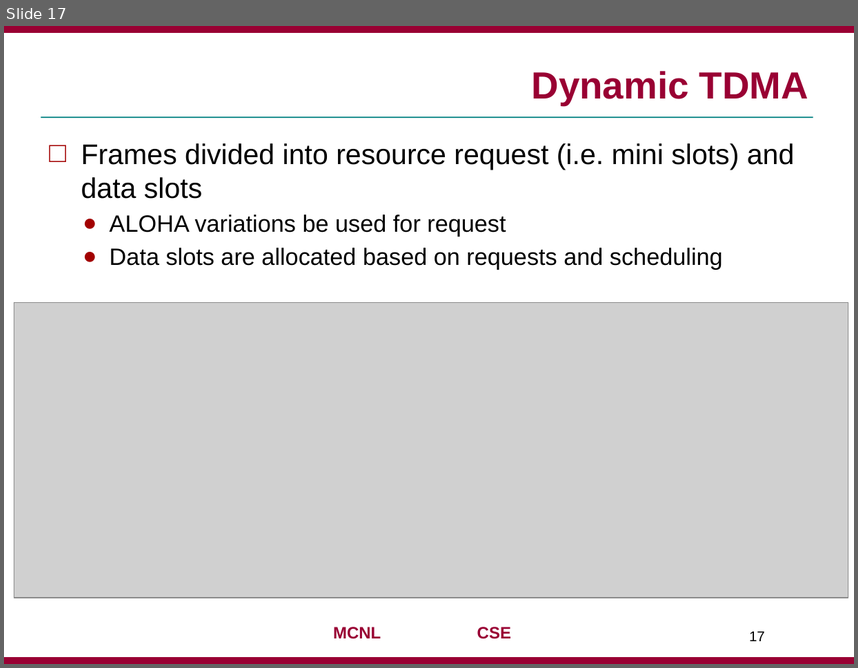
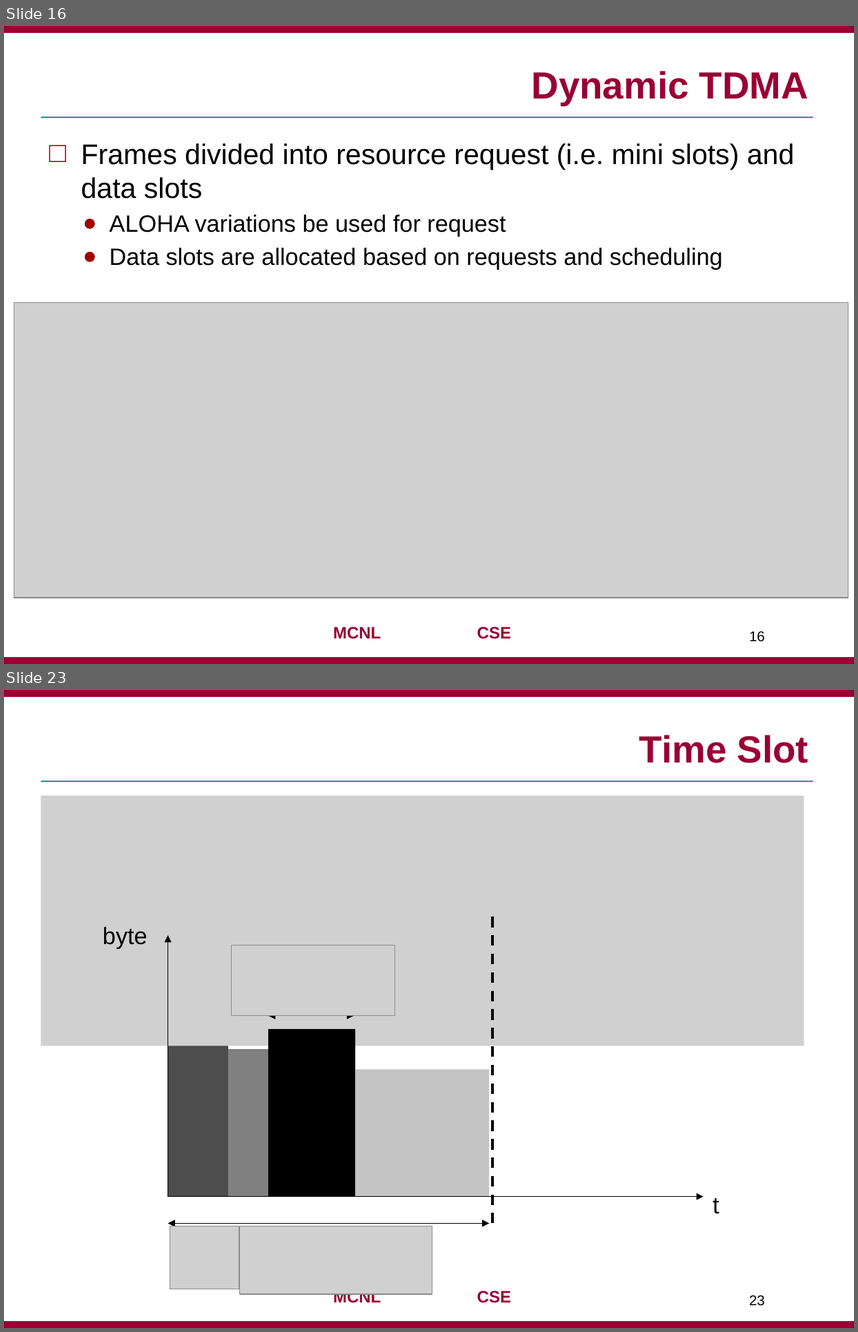
Before and after one commit to jaejunha/Paper, a slide deck: Daily(written_in_Korean)/180901.pptx. Shown one above the other, each under a label of ours: slide 17 before the commit, slides 16 and 23 after it; the slides between them are not shown. The pictures are 858x668 and 858x1332 pixels, drawn with LibreOffice and Linux fonts; fonts in the diff are those of the drawing; grey boxes stand for pictures; background and template pictures are left out. Boxes give left, top, right and bottom in pixels: in the first picture for what was removed or moved away, otherwise in the second. Text is boxed around its words. In the diff, an @@ line names an element or a change of style, - is before the commit and + after.

```diff
--- a/Daily(written_in_Korean)/180901.pptx
+++ b/Daily(written_in_Korean)/180901.pptx
@@ slide 23 added at <box>4,690,854,1328</box>, background #FFFFFF; not listed: 4 template elements that a slide beside it also shows @@
@@ title added at <box>639,735,809,763</box>, 32 pt, text #990033, bold @@
+Time Slot
@@ picture added at <box>41,796,804,1045</box> @@
@@ line added from (493, 916) to (493, 1223), #000000 2.25 pt dashed @@
@@ text added at <box>103,927,148,949</box>, 20 pt, text #000000 @@
+byte
@@ arrow added from (168, 1196) to (168, 935), #000000 0.75 pt @@
@@ picture added at <box>232,945,395,1016</box> @@
@@ rectangle added at <box>168,983,228,1196</box>, fill #4D4D4D @@
@@ arrow added from (268, 1016) to (355, 1016), #000000 0.75 pt @@
@@ arrow added from (355, 1016) to (268, 1016), #000000 0.75 pt @@
@@ rectangle added at <box>268,1029,355,1196</box>, fill #000000 @@
@@ rectangle added at <box>228,1049,268,1196</box>, fill #808080 @@
@@ rectangle added at <box>355,1069,488,1196</box>, fill #C4C4C4 @@
@@ arrow added from (168, 1196) to (704, 1196), #000000 0.75 pt @@
@@ text added at <box>713,1198,719,1214</box>, 20 pt, text #000000 @@
+t
@@ arrow added from (168, 1223) to (489, 1223), #000000 0.75 pt @@
@@ arrow added from (489, 1223) to (168, 1223), #000000 0.75 pt @@
@@ picture added at <box>170,1225,239,1288</box> @@
@@ picture added at <box>239,1225,432,1294</box> @@
@@ page number added at <box>749,1294,765,1305</box>, 12 pt, text #000000 @@
+23
@@ what was slide 17 is now slide 16 @@
@@ page number at <box>749,630,765,641</box>: text changed @@
-17
+16
```
Also in this commit, not shown: 4 slides changed, 12 other slides added, 2 slides removed.
